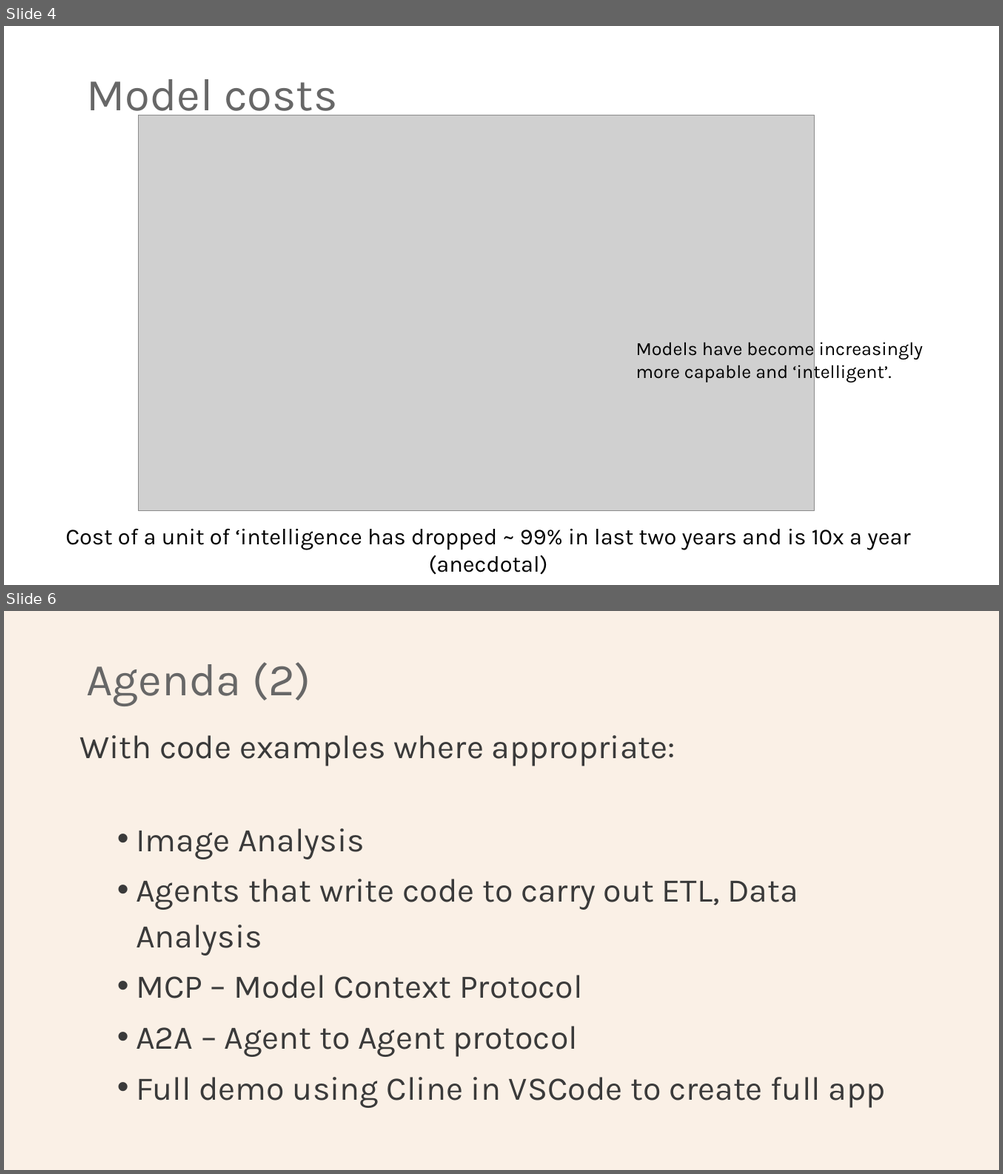
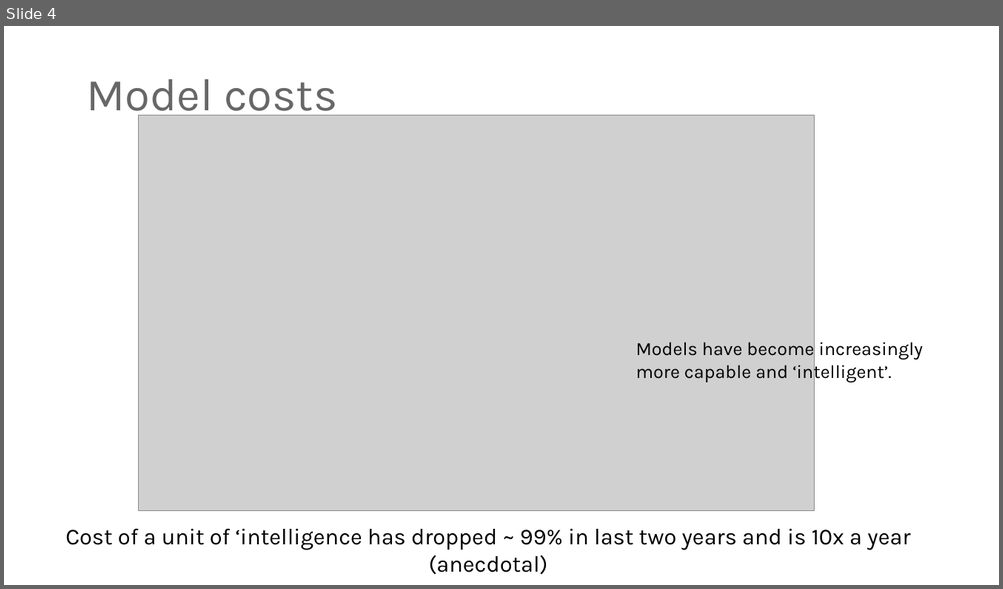
Before and after one commit to Python-Test-Engineer/earl2025, a slide deck: AI_Agents_in_the_Data_Pipeline.pptx. Shown one above the other, each under a label of ours: slides 4 and 6 before the commit, slide 4 after it; the slides between them are not shown. The pictures are 1003x1174 and 1003x589 pixels, drawn with LibreOffice and Linux fonts; fonts in the diff are those of the drawing; grey boxes stand for pictures. Boxes give left, top, right and bottom in pixels: in the first picture for what was removed or moved away, otherwise in the second. Text is boxed around its words. In the diff, an @@ line names an element or a change of style, - is before the commit and + after.

```diff
--- a/AI_Agents_in_the_Data_Pipeline.pptx
+++ b/AI_Agents_in_the_Data_Pipeline.pptx
@@ slide 6 removed at [4,611,999,1170], background #FAF0E6 @@
@@ title removed at [86,662,310,706] @@
-Agenda (2)
@@ text removed at [79,735,885,1108] @@
-With code examples where appropriate:
-  • Image Analysis
-  • Agents that write code to carry out ETL, Data Analysis
-  • MCP – Model Context Protocol
-  • A2A – Agent to Agent protocol
-  • Full demo using Cline in VSCode to create full app
```
Also in this commit, not shown: 8 slides changed, 2 slides added, 7 other files.
